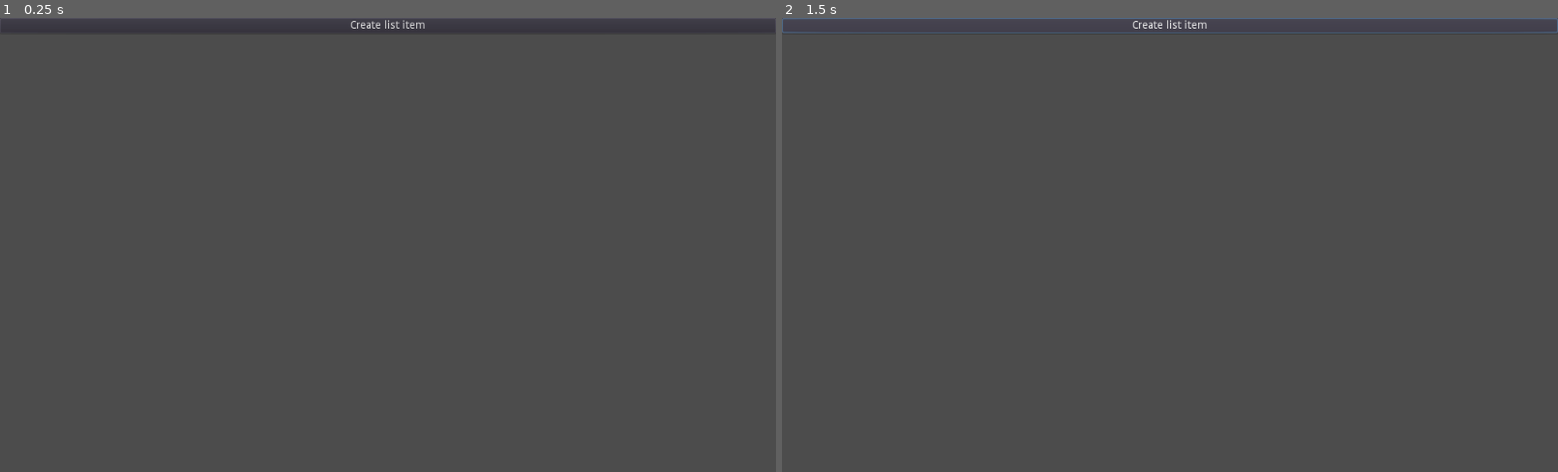
Above: before the commit, frames 1-2 (left to right).
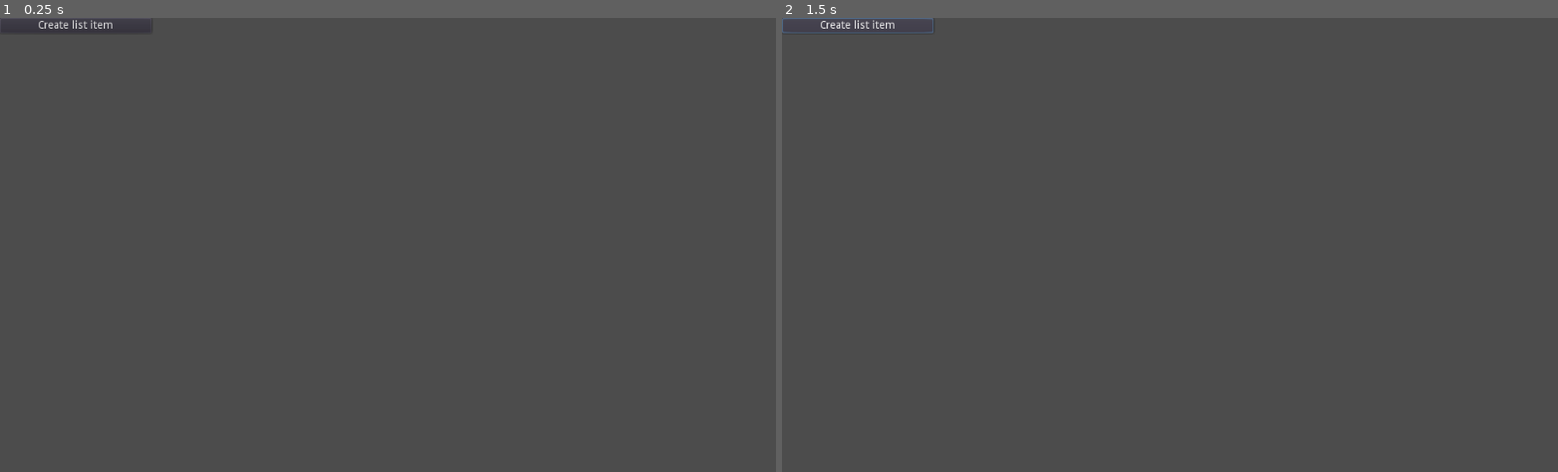
Above: after the commit, the same moments.

Repository: b7g/warm_bee
Game: Godot game, scene res://ui/component/list_entry_content.tscn
Same seed, same stepped clock (60 frames per second), same inputs: the game is played once before the commit and once after it. This scene is started directly instead of the project's main scene.
Inputs:
- Up to frame 1 (0.25 s): no input
- Up to frame 2 (1.5 s): click "Create list item" at 0.5 s; click "Create list item" at 1.25 s

The runs differ from the first frame. In frame 1, 0.1% of the frame differs, in the area x 5-55%, y 0-3%; in frame 2, 0.5%, in the area x 5-100%, y 0-4%.
Error before the commit: Invalid get index 'content' (on base: 'Dictionary'). (res://ui/component/list_entry_content.gd:10)
Error after the commit: Invalid get index 'content' (on base: 'Dictionary'). (res://ui/component/list_entry_content.gd:12)

Commit message:
Made list entry content scrollable

Diff:
--- a/godot/ui/component/list_entry_content.gd
+++ b/godot/ui/component/list_entry_content.gd
@@ -3,7 +3,9 @@
 var _interface: Control
 var _entry: Dictionary
 
-onready var _dialog_add_list_item_res: Resource = preload("res://ui/dialog/add_list_item.tscn")
+var _dialog_add_list_item_res: Resource = preload("res://ui/dialog/add_list_item.tscn")
+
+onready var _ui_item_wrap: VBoxContainer = $SC/VC
 
 
 func _ready() -> void:
@@ -22,7 +24,7 @@
 func add_item(item_text: String) -> void:
 	var item: Label = Label.new()
 	item.text = item_text
-	add_child(item)
+	_ui_item_wrap.add_child(item)
 
 
 func _on_ButtonNewListItem_pressed() -> void:
--- a/godot/ui/component/list_entry_content.tscn
+++ b/godot/ui/component/list_entry_content.tscn
@@ -3,13 +3,22 @@
 [ext_resource path="res://ui/component/list_entry_content.gd" type="Script" id=1]
 
 [node name="ListEntryContent" type="VBoxContainer"]
-anchor_right = 1.0
-anchor_bottom = 1.0
+margin_right = 200.0
+margin_bottom = 200.0
+size_flags_vertical = 3
 script = ExtResource( 1 )
 
 [node name="ButtonNewListItem" type="Button" parent="."]
-margin_right = 1024.0
+margin_right = 200.0
 margin_bottom = 20.0
 text = "Create list item"
 
+[node name="SC" type="ScrollContainer" parent="."]
+margin_top = 24.0
+margin_right = 200.0
+margin_bottom = 200.0
+size_flags_vertical = 3
+
+[node name="VC" type="VBoxContainer" parent="SC"]
+
 [connection signal="pressed" from="ButtonNewListItem" to="." method="_on_ButtonNewListItem_pressed"]
